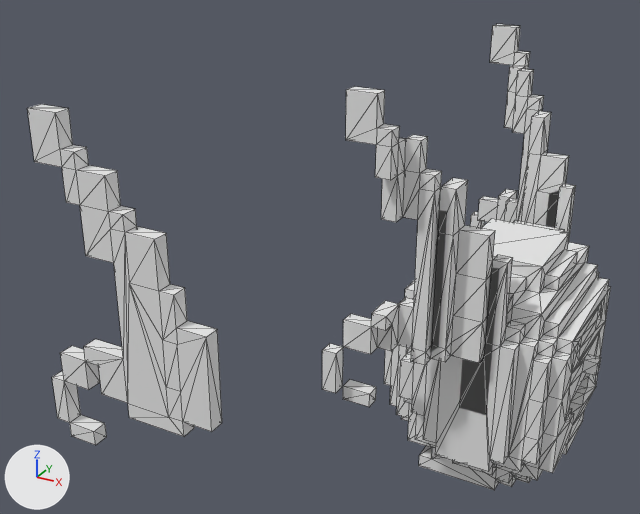
Two versions of the OBJ model Assets/Pokemon/Raichu/raichu-2.obj, one commit apart.
Before and after are seen from a camera (50 mm lens) standing at (2.02, -5.74, 7.28) and looking at (-0.8, -0.61, 4.72). The lights are fixed; the arrows at lower left show +X, +Y and +Z. Mesh edges are drawn as thin lines. Where no turn or scale is listed for an object, it has been applied to the vertices. Vertices at the same position are counted once.

The first picture shows 'Untitled'.
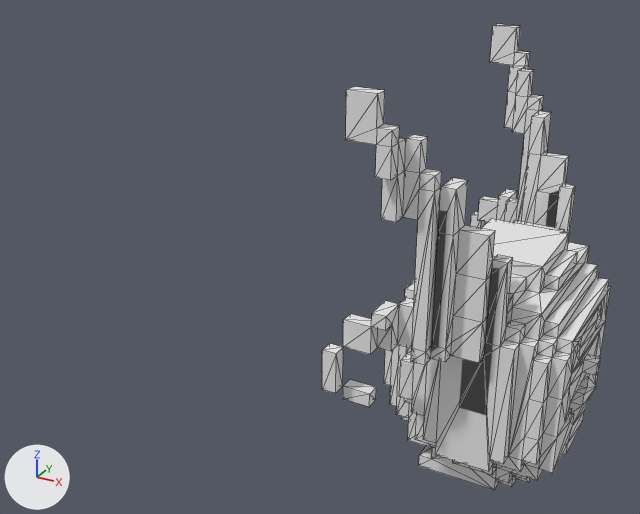
What differs and where, as boxes [x1, y1, x2, y2] in the pictures (640 x 514 px):
'Untitled', reshaped (51% narrower): before [27, 24, 610, 490]; after [322, 24, 610, 490]
part 1 of me_untitled, deleted: before [27, 104, 222, 445]

The edits, one by one:
me_untitled has 798 vertices, 1614 faces and spans x -1.7..1.1, y -2.4..1.6, z 3.1..6.1.
me_untitled is used by ob_untitled; location (0.0, 0.0, 0.0).
me_untitled part 1: the loose piece of 92 vertices spanning x -1.7..-0.5, y -2.4..-2.3, z 4.0..6.1 is deleted.
